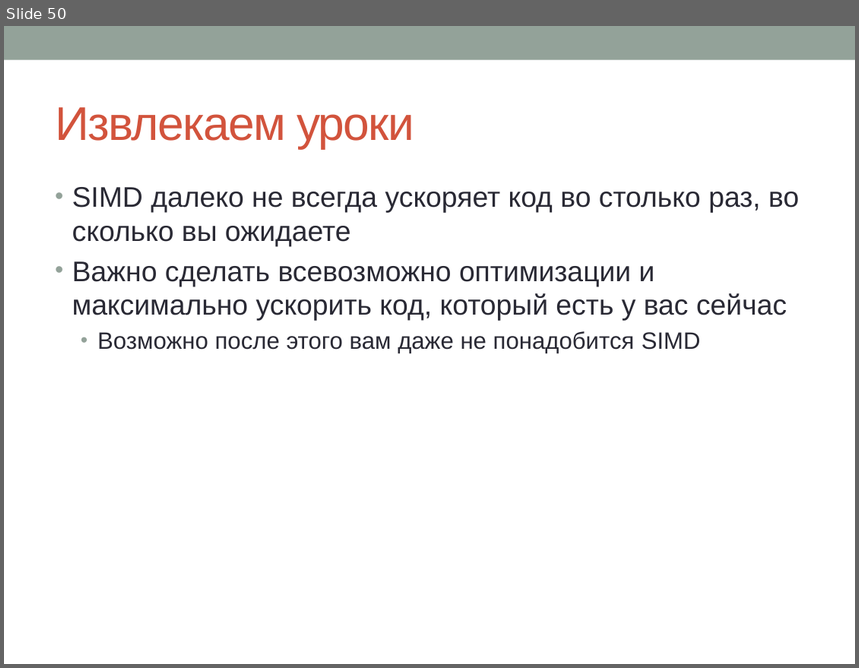
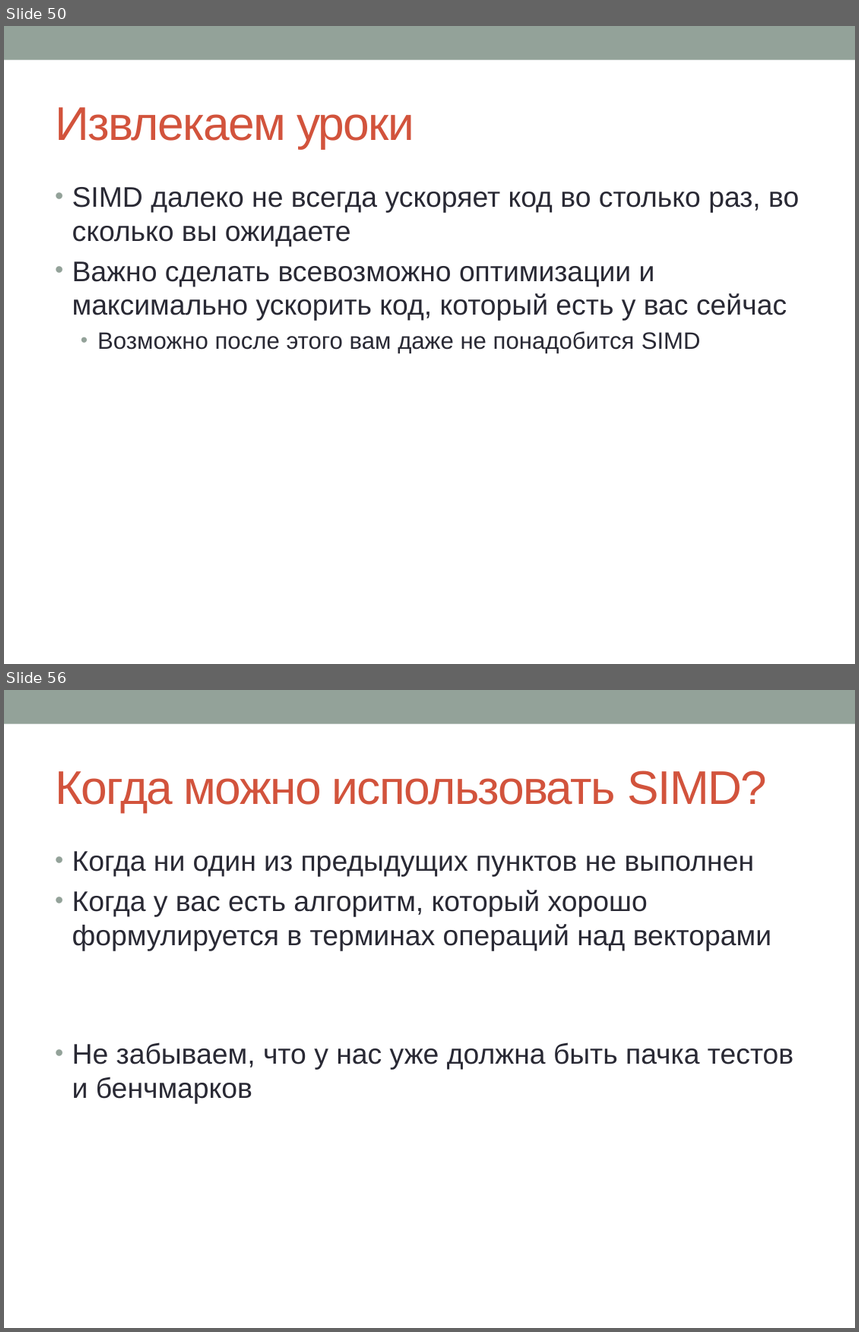
Before and after one commit to sivukhin/SimdLecture, a slide deck: simd_presentation.pptx. Shown one above the other, each under a label of ours: slide 50 before the commit, slides 50 and 56 after it; the slides between them are not shown. The pictures are 859x668 and 859x1332 pixels, drawn with LibreOffice and Linux fonts; fonts in the diff are those of the drawing. Boxes give left, top, right and bottom in pixels: in the first picture for what was removed or moved away, otherwise in the second. Text is boxed around its words. In the diff, an @@ line names an element or a change of style, - is before the commit and + after.

```diff
--- a/simd_presentation.pptx
+++ b/simd_presentation.pptx
@@ slide 56 added at (x1=4, y1=690, x2=855, y2=1328), background #FFFFFF; not listed: 1 template element that a slide beside it also shows @@
@@ title added at (x1=55, y1=771, x2=768, y2=813), 40 pt, text #D2533C @@
+Когда можно использовать SIMD?
@@ text added at (x1=72, y1=851, x2=794, y2=1104), 24 pt, text #292934 @@
+• Когда ни один из предыдущих пунктов не выполнен
+• Когда у вас есть алгоритм, который хорошо формулируется в терминах операций над векторами
+• Не забываем, что у нас уже должна быть пачка тестов и бенчмарков
```
Also in this commit, not shown: 1 slide changed, 17 other slides added.
